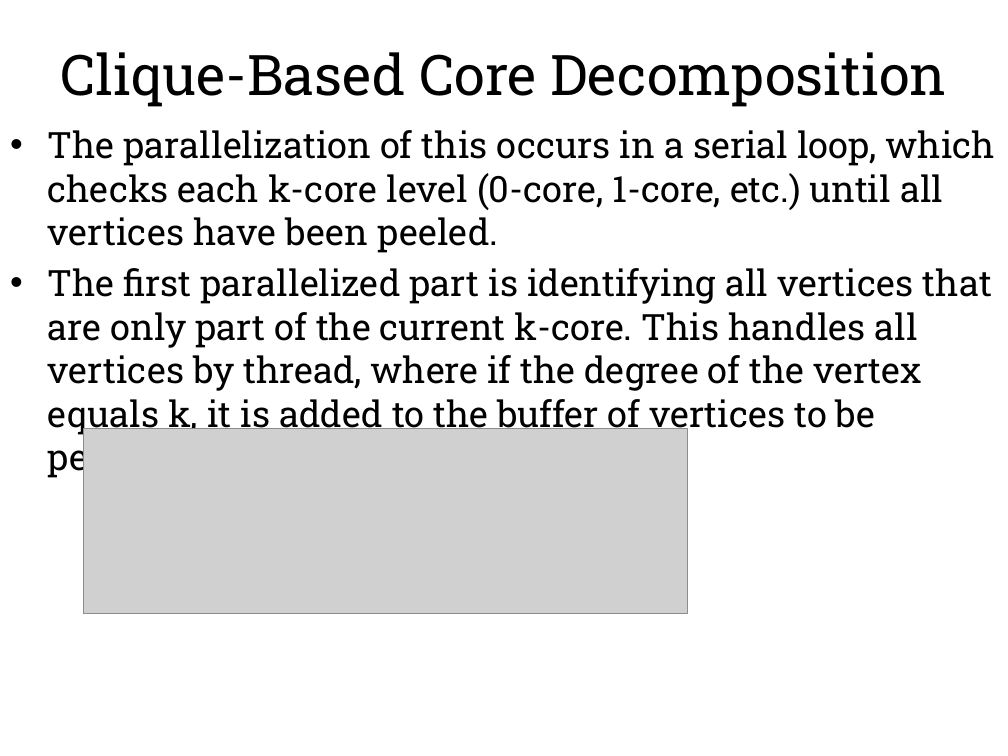
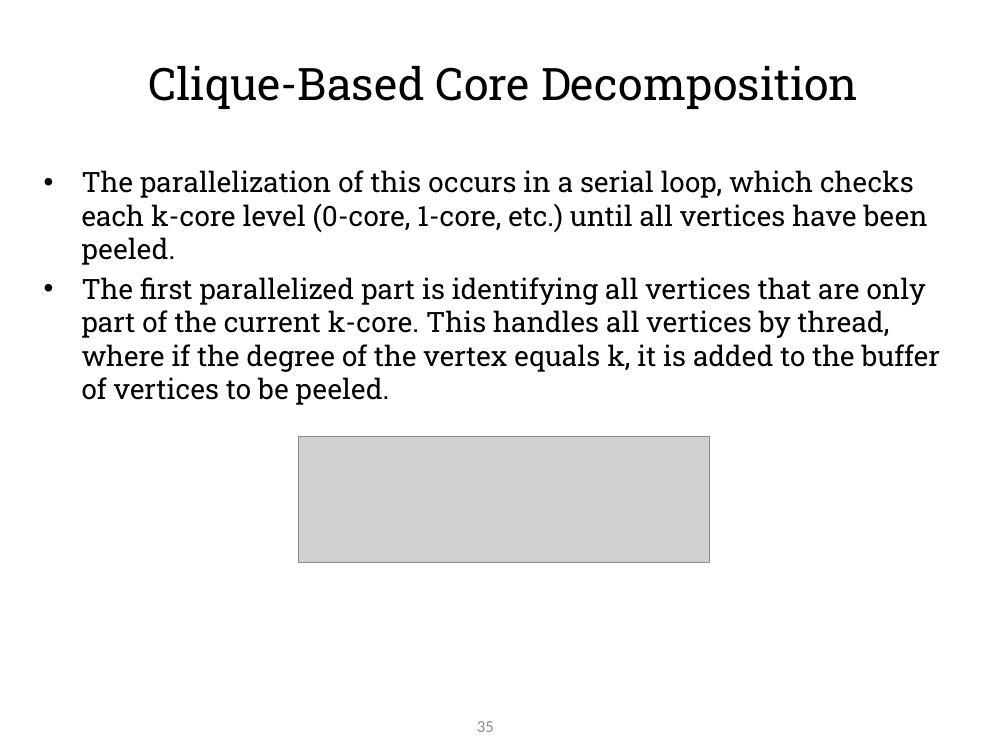
Before and after one commit to hgareau/DensestSubgraphDiscovery, a slide deck: slide 36 of Thesis Defense Presentation.pptx. Drawn at 1008x756 pixels with LibreOffice and Linux fonts; fonts in the diff are those of the drawing; grey boxes stand for pictures; background and template pictures are left out. Boxes give left, top, right and bottom in pixels: in the first picture for what was removed or moved away, otherwise in the second. Text is boxed around its words. In the diff, an @@ line names an element or a change of style, - is before the commit and + after.

Commit message:
Further format changes.

```diff
--- a/Thesis Defense Presentation.pptx
+++ b/Thesis Defense Presentation.pptx
@@ text "Clique-Based Core Decomposition": place and size @@
-text "Clique-Based Core Decomposition" at (61,52,947,107)
+text "Clique-Based Core Decomposition" at (148,66,858,109)
@@ text "Clique-Based Core Decomposition" at (148,66,858,109): size 40 to 32 pt @@
@@ text "The parallelization of this occurs ...": place and size @@
-text "The parallelization of this occurs ..." at (48,130,995,436)
+text "The parallelization of this occurs ..." at (82,170,940,405)
@@ text "The parallelization of this occurs ..." at (82,170,940,405): size 25.9 to 20 pt; less space between paragraphs @@
@@ picture: place and size @@
-picture at (84,428,687,613)
+picture at (298,436,710,562)
@@ page number: place and size @@
-page number at (17,680,110,748)
+page number at (477,721,494,732)
@@ page number at (477,721,494,732): size 28 to 12 pt, font Roboto Slab to Calibri, text colour #FFFFFF to #8C8C8C, bold off; alignment left to right; less space between paragraphs; vertical alignment top to middle @@
```
Also in this commit, not shown: 45 other slides changed, 1 slide added, 1 slide removed.
